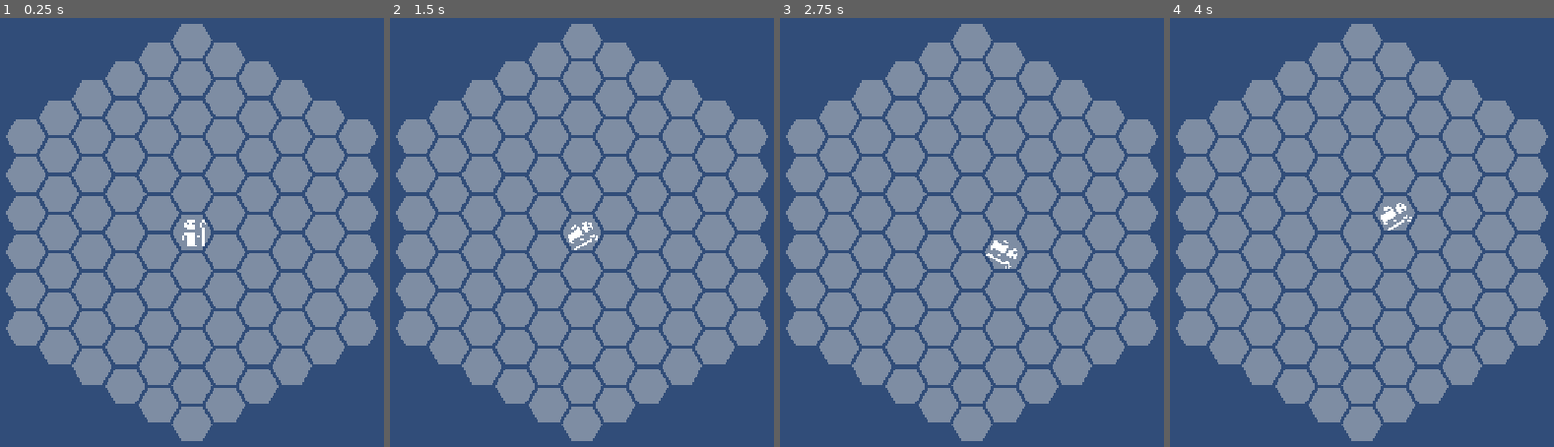
Above: before the commit, frames 1-4 (left to right).
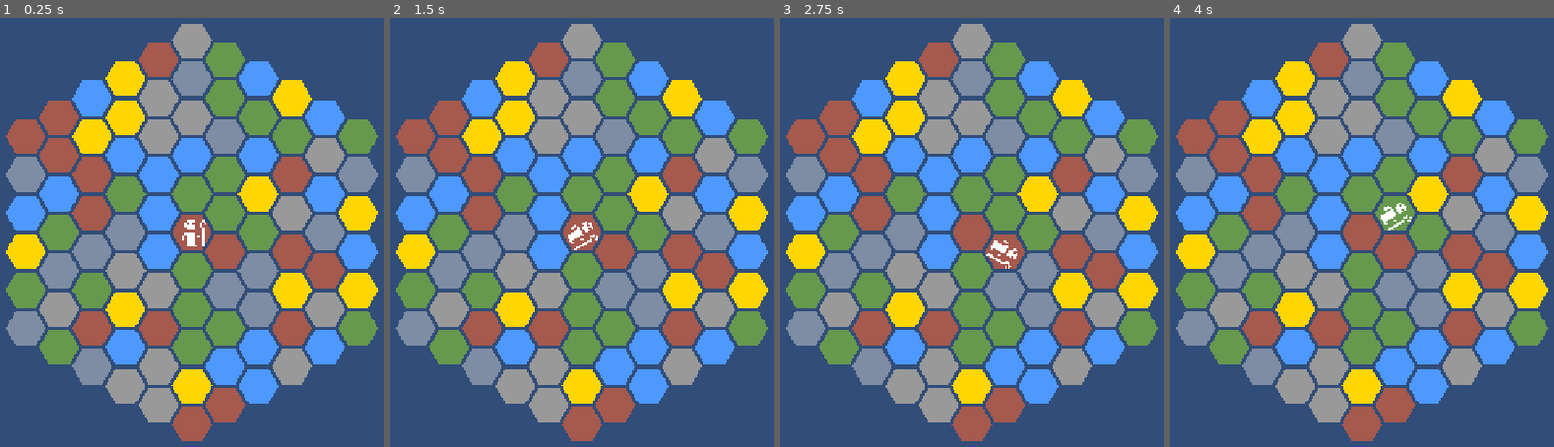
Above: after the commit, the same moments.

Repository: scunningham777/spaes-wrzrds
Game: Godot game, scene res://scenes/planet.tscn
Two runs of this game, one before a commit and one after it. Both use one fixed random seed, a clock stepped at 60 frames per second and the inputs below. This scene is started directly instead of the project's main scene.
Inputs:
- Up to frame 1 (0.25 s): no input
- Up to frame 2 (1.5 s): tap Enter (ui_accept) at 0.5, 0.77, 1.25 s; hold D (hex_right) 0.53-1.28 s; hold E (hex_ne) 0.53-1.28 s; hold X (hex_down) from 1.28 s (still down); tap Q (hex_nw) at 1.35 s
- Up to frame 3 (2.75 s): tap Enter (ui_accept) at 1.52, 2 s; release X (hex_down) at 2.03 s; hold D (hex_right) from 2.03 s (still down); hold C (hex_se) from 2.03 s (still down)
- Up to frame 4 (4 s): tap Enter (ui_accept) at 2.75, 3.02, 3.5, 3.77 s; release D (hex_right) at 2.78 s; release C (hex_se) at 2.78 s; hold W (hex_up) 2.78-3.53 s; tap Z (hex_sw) at 2.85 s; hold A (hex_left) from 3.53 s (still down); hold E (hex_ne) from 3.53 s (still down)

The runs differ from the first frame. In frame 1, 50% of the frame differs, in the area x 1-99%, y 1-99%; in frame 2, 50%; in frame 3, 50%; in frame 4, 50%.

Commit message:
Generate random planet tiles and remember each planet's grid
- TileGrid gets Unity's tile types; TileGridGenerator ports TileGridManager.GenerateGrid
  (Empty with probability 0.15, otherwise a uniform random resource type)
- GameState stores generated grids by Enterable.id so revisits look the same
- Enterable gains an id; Planet A is "planet_a"
- TileGridView draws Unity's TileVisual colors; planet scene holds the generation settings
- Tests: seeded determinism, probability edge cases, state reuse, revisit round trip

Co-Authored-By: Claude Opus 5.5 <noreply@anthropic.com>
Claude-Session: https://claude.ai/code/session_01Fy3oHrvidQwwoQouWe8HeV

Diff:
--- a/scenes/play.tscn
+++ b/scenes/play.tscn
@@ -9,6 +9,7 @@
 
 [sub_resource type="Resource" id="Resource_planet_a"]
 script = ExtResource("5_enterable")
+id = &"planet_a"
 display_name = "Planet A"
 destination = "planet"
 coord = Vector2i(1, 1)
--- a/scripts/core/enterable.gd
+++ b/scripts/core/enterable.gd
@@ -4,6 +4,8 @@
 # A place on a hex map the player can enter (planet, comet, base...). Ported from Unity's
 # Enterable component, as data rather than behavior: the scene decides when to offer entry.
 
+## Stable unique key (e.g. &"planet_a"), used to remember per-location state like tile grids.
+@export var id: StringName = &""
 @export var display_name: String = ""
 ## Destination id understood by the Game autoload (e.g. "planet"), not a scene path.
 @export var destination: String = ""
--- a/scripts/core/game_state.gd
+++ b/scripts/core/game_state.gd
@@ -7,3 +7,12 @@
 var space_coord: Vector2i = Vector2i.ZERO
 ## The location the player is currently inside, or null when in space.
 var current_location: Enterable = null
+## Tile grids by Enterable.id, generated on first visit so revisits look the same.
+var location_grids: Dictionary[StringName, TileGrid] = {}
+
+
+func get_or_generate_grid(location_id: StringName, radius: int, empty_probability: float) -> TileGrid:
+	assert(location_id != &"", "Location has no id; set Enterable.id")
+	if not location_grids.has(location_id):
+		location_grids[location_id] = TileGridGenerator.generate(radius, empty_probability)
+	return location_grids[location_id]
--- a/scripts/core/tile_grid.gd
+++ b/scripts/core/tile_grid.gd
@@ -1,10 +1,17 @@
 class_name TileGrid
 extends RefCounted
 
-# Hexagon-shaped board of tiles, ported from Unity's TileExplore.TileGridManager. Only Empty
-# tiles exist for now; Unity's resource types (gold ore, water spring, ...) come later.
+# Hexagon-shaped board of tiles, ported from Unity's TileExplore.TileGridManager. Starts all
+# Empty; TileGridGenerator fills in resource types.
 
-enum TileType { EMPTY }
+enum TileType {
+	EMPTY,
+	GOLD_ORE,
+	WATER_SPRING,
+	IRON_DEPOSIT,
+	TIMBER,
+	STONE_OUTCROP,
+}
 
 var radius: int
 var tiles: Dictionary[Vector2i, TileType] = {}
@@ -22,3 +29,8 @@
 
 func get_tile(coord: Vector2i) -> TileType:
 	return tiles[coord]
+
+
+func set_tile(coord: Vector2i, type: TileType) -> void:
+	assert(tiles.has(coord), "Coord %s is not on the grid" % coord)
+	tiles[coord] = type
--- /dev/null
+++ b/scripts/core/tile_grid_generator.gd
@@ -0,0 +1,22 @@
+class_name TileGridGenerator
+extends RefCounted
+
+# Random tile generation, ported from Unity's TileGridManager.GenerateGrid: each tile is Empty
+# with probability empty_probability, otherwise a uniformly random non-Empty type.
+
+
+# Pass a seeded rng for reproducible results; otherwise a randomized one is used.
+static func generate(radius: int, empty_probability: float,
+		rng: RandomNumberGenerator = null) -> TileGrid:
+	if rng == null:
+		rng = RandomNumberGenerator.new()
+		rng.randomize()
+
+	var grid := TileGrid.new(radius)
+	var type_count := TileGrid.TileType.size() - 1  # -1 to exclude Empty
+	for coord in grid.tiles:
+		if rng.randf() < empty_probability:
+			grid.set_tile(coord, TileGrid.TileType.EMPTY)
+		else:
+			grid.set_tile(coord, rng.randi_range(1, type_count) as TileGrid.TileType)  # 1 skips Empty
+	return grid
--- a/scripts/planet.gd
+++ b/scripts/planet.gd
@@ -1,6 +1,21 @@
 extends Node2D
 
 # Planet surface (Unity's TileExploreScene layout). Esc returns to space.
+
+# Generation settings, from Unity's TileGridManager.
+@export var grid_radius: int = 5
+@export_range(0.0, 1.0) var empty_tile_probability: float = 0.15
+
+@onready var _tiles: TileGridView = $HexBoard/TileGridView
+
+
+func _ready() -> void:
+	var location := Game.state.current_location
+	if location != null:
+		_tiles.grid = Game.state.get_or_generate_grid(location.id, grid_radius, empty_tile_probability)
+	else:
+		# Scene run directly from the editor (F6): nothing to remember it under.
+		_tiles.grid = TileGridGenerator.generate(grid_radius, empty_tile_probability)
 
 
 func _unhandled_input(event: InputEvent) -> void:
--- a/scripts/tile_grid_view.gd
+++ b/scripts/tile_grid_view.gd
@@ -2,30 +2,36 @@
 extends Node2D
 
 # Draws a TileGrid as filled hexes, ported from Unity's TileVisualManager/TileVisual. Must be a
-# child of a HexBoard.
+# child of a HexBoard. Draws nothing until a grid is assigned.
 
-@export var radius: int = 5
 ## Tile size relative to the hex cell; < 1 leaves gaps between tiles (Unity's sprite was 1/1.1).
 @export var tile_scale: float = 1.0 / 1.1
-@export var empty_color: Color = Color(0.8, 0.8, 0.8, 0.5)
 
-var grid: TileGrid
+# Colors from Unity's TileVisual.GetColorForType.
+const TILE_COLORS: Dictionary[TileGrid.TileType, Color] = {
+	TileGrid.TileType.EMPTY: Color(0.8, 0.8, 0.8, 0.5),  # Transparent gray
+	TileGrid.TileType.GOLD_ORE: Color(1.0, 0.84, 0.0),  # Gold
+	TileGrid.TileType.WATER_SPRING: Color(0.3, 0.6, 1.0),  # Blue
+	TileGrid.TileType.IRON_DEPOSIT: Color(0.65, 0.35, 0.3),  # Rust
+	TileGrid.TileType.TIMBER: Color(0.4, 0.6, 0.3),  # Green-brown
+	TileGrid.TileType.STONE_OUTCROP: Color(0.6, 0.6, 0.6),  # Gray
+}
+
+var grid: TileGrid:
+	set(value):
+		grid = value
+		queue_redraw()
 
 @onready var board: HexBoard = get_parent() as HexBoard
 
 
-func _ready() -> void:
-	grid = TileGrid.new(radius)
-	queue_redraw()
-
-
 func color_for(type: TileGrid.TileType) -> Color:
-	match type:
-		TileGrid.TileType.EMPTY: return empty_color
-	return Color.WHITE
+	return TILE_COLORS.get(type, Color.WHITE)
 
 
 func _draw() -> void:
+	if grid == null:
+		return
 	var corners := board.layout.corner_offsets()
 	var tile := PackedVector2Array()
 	for i in corners.size() - 1:  # drop the closing point; polygons close themselves
--- a/tests/smoke_test.gd
+++ b/tests/smoke_test.gd
@@ -72,6 +72,28 @@
 	_check(Enterable.find_at(list, Vector2i(1, 1)) == a and Enterable.find_at(list, Vector2i.ZERO) == null,
 		"core: Enterable.find_at")
 
+	# Generation (seeded so results are reproducible).
+	var rng := RandomNumberGenerator.new()
+	rng.seed = 42
+	var g1 := TileGridGenerator.generate(5, 0.15, rng)
+	rng.seed = 42
+	var g2 := TileGridGenerator.generate(5, 0.15, rng)
+	_check(g1.tiles == g2.tiles, "gen: same seed gives same grid")
+	var counts := {}
+	for t in g1.tiles.values():
+		counts[t] = counts.get(t, 0) + 1
+	_check(counts.size() == TileGrid.TileType.size(), "gen: every tile type appears (%s)" % counts)
+	var no_empty := TileGridGenerator.generate(5, 0.0, rng)
+	_check(not no_empty.tiles.values().has(TileGrid.TileType.EMPTY), "gen: probability 0 gives no Empty")
+	var all_empty := TileGridGenerator.generate(5, 1.0, rng)
+	_check(all_empty.tiles.values().all(func(t: int) -> bool: return t == TileGrid.TileType.EMPTY),
+		"gen: probability 1 gives all Empty")
+
+	var state := GameState.new()
+	var first := state.get_or_generate_grid(&"x", 5, 0.15)
+	_check(state.get_or_generate_grid(&"x", 5, 0.15) == first, "state: same id returns the stored grid")
+	_check(state.get_or_generate_grid(&"y", 5, 0.15) != first, "state: different id gets its own grid")
+
 
 # Runs the Play scene with the board forced to the given orientation (regardless of what the
 # scene file is set to) and drives it with simulated key presses.
@@ -175,6 +197,9 @@
 	var tiles: TileGridView = current_scene.get_node("HexBoard/TileGridView")
 	var bg: ColorRect = current_scene.get_node("Background/ColorRect")
 	_check(tiles.grid.tiles.size() == 91, "planet: 91 tiles")
+	_check(tiles.grid.tiles.values().any(func(t: int) -> bool: return t != TileGrid.TileType.EMPTY),
+		"planet: tiles are generated, not all Empty")
+	var tiles_snapshot := tiles.grid.tiles.duplicate()
 	_check(bg.color.is_equal_approx(Color(0.19215687, 0.3019608, 0.4745098)), "planet: blue background")
 	_check(not (current_scene.get_node("HexBoard") as HexBoard).draw_outlines, "planet: no outlines")
 
@@ -185,6 +210,14 @@
 	var wizard: HexPlayerController = current_scene.get_node("HexBoard/Wizard")
 	_check(wizard.mover.coord == planet_a.coord, "planet: back on the planet's tile (got %s)" % wizard.mover.coord)
 	_check((current_scene.get_node("EnterPrompt") as CanvasLayer).is_showing(), "planet: prompt shows again on return")
+
+	# Re-enter: the planet should look exactly the same.
+	var first_visit := tiles_snapshot
+	_press(KEY_ENTER)
+	await process_frame
+	await process_frame
+	var revisit: TileGridView = current_scene.get_node("HexBoard/TileGridView")
+	_check(revisit.grid.tiles == first_visit, "planet: revisit shows the same tiles")
 	current_scene.queue_free()
 	await process_frame
 
Not shown, added: scripts/core/tile_grid_generator.gd.uid
